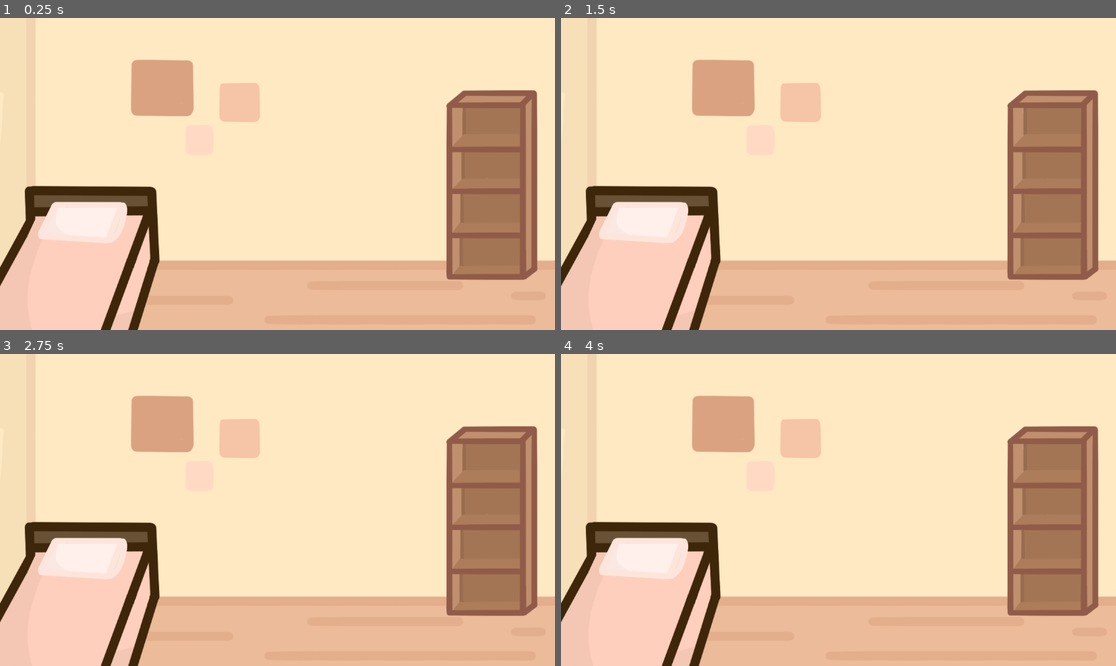
Above: before the commit, frames 1-4 (two rows, left to right).
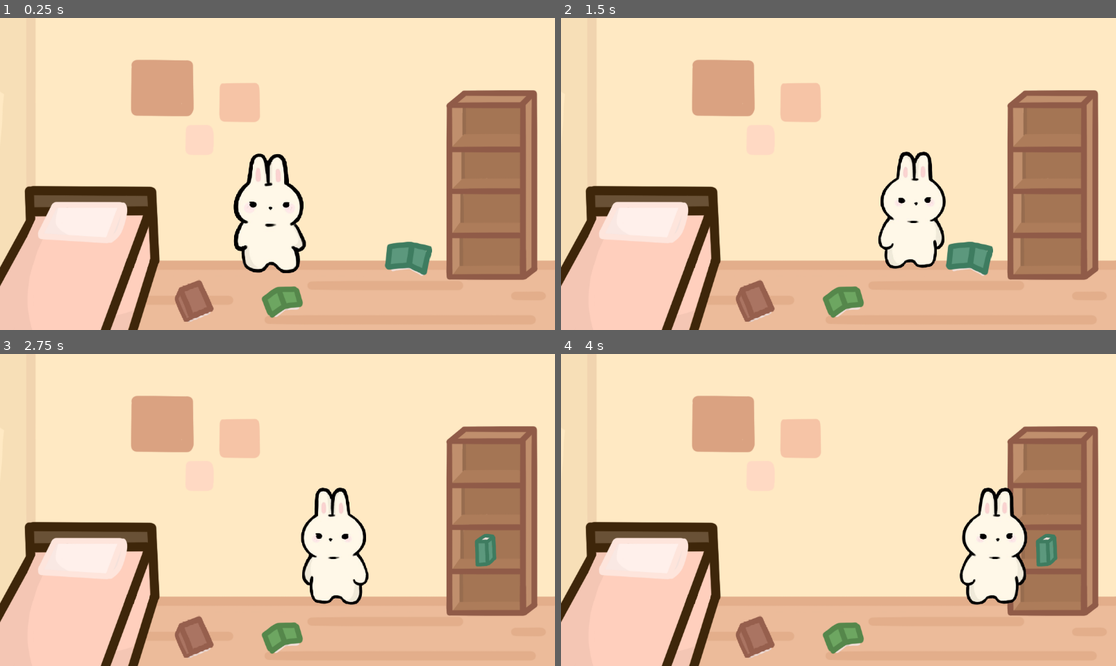
Above: after the commit, the same moments.

Repository: janicedtea/sleepover
Game: Godot game, scene res://bedroom.tscn
Two runs of this game, one before a commit and one after it. Both use one fixed random seed, a clock stepped at 60 frames per second and the inputs below. This scene is started directly instead of the project's main scene.
Inputs:
- Up to frame 1 (0.25 s): no input
- Up to frame 2 (1.5 s): tap Enter at 0.5 s; hold Right (ui_right) from 0.53 s (still down); tap E (interact) at 0.6 s; tap Up (ui_up) at 0.77 s; tap S (correctanswer1) at 1.35 s
- Up to frame 3 (2.75 s): tap Up (ui_up) at 1.52 s; tap E (interact) at 1.55, 2.3 s; release Right (ui_right) at 2.03 s; hold Left (ui_left) from 2.03 s (still down); hold N (correctanswer2) from 2.03 s (still down)
- Up to frame 4 (4 s): release Left (ui_left) at 2.78 s; release N (correctanswer2) at 2.78 s; hold Right (ui_right) from 2.78 s (still down); tap M (correctanswer3) at 2.85 s; tap Up (ui_up) at 3.02, 3.77 s; tap E (interact) at 3.05, 3.6 s

The runs differ from the first frame. In frame 1, 5.6% of the frame differs, in the area x 31-78%, y 43-98%; in frame 2, 5.2%; in frame 3, 4.9%; in frame 4, 4.9%.

Commit message:
added tasks to bedroom

Diff:
--- a/bedroom.tscn
+++ b/bedroom.tscn
@@ -1,8 +1,9 @@
-[gd_scene load_steps=16 format=3 uid="uid://bn8x53gs30sn0"]
+[gd_scene load_steps=14 format=3 uid="uid://bn8x53gs30sn0"]
 
 [ext_resource type="Texture2D" uid="uid://cqpkhmb8purrn" path="res://bunnyBedroom.png" id="1_iw0c1"]
-[ext_resource type="Texture2D" uid="uid://b31o2mtofy4kw" path="res://combined-image-removebg-preview.png" id="2_kpde0"]
 [ext_resource type="PackedScene" uid="uid://bqde8m8ly6e5u" path="res://bunny_player.tscn" id="3_e18cj"]
+[ext_resource type="Texture2D" uid="uid://in77fqulgwu" path="res://books.png" id="3_ui2oe"]
+[ext_resource type="Script" uid="uid://cy4i0iga650v4" path="res://books.gd" id="4_o412v"]
 
 [sub_resource type="RectangleShape2D" id="RectangleShape2D_e18cj"]
 size = Vector2(889, 64)
@@ -10,121 +11,33 @@
 [sub_resource type="RectangleShape2D" id="RectangleShape2D_ui2oe"]
 size = Vector2(340, 717)
 
-[sub_resource type="GDScript" id="GDScript_o412v"]
-script/source = "extends CharacterBody2D
+[sub_resource type="AtlasTexture" id="AtlasTexture_6d2g4"]
+atlas = ExtResource("3_ui2oe")
+region = Rect2(81, 493, 82, 89)
 
+[sub_resource type="AtlasTexture" id="AtlasTexture_885xx"]
+atlas = ExtResource("3_ui2oe")
+region = Rect2(362, 516, 86, 66)
 
-const SPEED = 300.0
-const JUMP_VELOCITY = -500.0
+[sub_resource type="AtlasTexture" id="AtlasTexture_j12bj"]
+atlas = ExtResource("3_ui2oe")
+region = Rect2(481, 560, 99, 72)
 
-enum FacingDirection {left, right, up, down}
-var input_direction = Vector2(0, 0)
+[sub_resource type="AtlasTexture" id="AtlasTexture_ui2oe"]
+atlas = ExtResource("3_ui2oe")
+region = Rect2(965, 165, 46, 69)
 
-@onready var anim_tree = $AnimationTree
+[sub_resource type="AtlasTexture" id="AtlasTexture_o412v"]
+atlas = ExtResource("3_ui2oe")
+region = Rect2(963, 282, 46, 69)
 
-func gameover():
-	get_tree().reload_current_scene()
+[sub_resource type="AtlasTexture" id="AtlasTexture_4ken1"]
+atlas = ExtResource("3_ui2oe")
+region = Rect2(963, 427, 46, 69)
 
-func _physics_process(delta: float) -> void:
-	# Add the gravity.
-	if not is_on_floor():
-		velocity += get_gravity() * delta
-
-	# Handle jump.
-	if Input.is_action_just_pressed(\"ui_accept\") and is_on_floor():
-		velocity.y = JUMP_VELOCITY
-
-	# Get the input direction and handle the movement/deceleration.
-	# As good practice, you should replace UI actions with custom gameplay actions.
-	var direction := Input.get_axis(\"ui_left\", \"ui_right\")
-	if direction:
-		velocity.x = direction * SPEED
-	else:
-		velocity.x = move_toward(velocity.x, 0, SPEED)
-
-	move_and_slide()
-
-	anim_tree.active = true
-
-
-
-func _process(_delta: float) -> void:
-	var current_y = global_position.y
-	if current_y >= 730:
-		gameover()
-"
-
-[sub_resource type="RectangleShape2D" id="RectangleShape2D_6d2g4"]
-size = Vector2(10.625, 17.625)
-
-[sub_resource type="Animation" id="Animation_tlwt5"]
-length = 0.001
-tracks/0/type = "value"
-tracks/0/imported = false
-tracks/0/enabled = true
-tracks/0/path = NodePath("Sprite2D:frame")
-tracks/0/interp = 1
-tracks/0/loop_wrap = true
-tracks/0/keys = {
-"times": PackedFloat32Array(0),
-"transitions": PackedFloat32Array(1),
-"update": 1,
-"values": [0]
-}
-
-[sub_resource type="Animation" id="Animation_fj7yv"]
-resource_name = "left"
-loop_mode = 1
-tracks/0/type = "value"
-tracks/0/imported = false
-tracks/0/enabled = true
-tracks/0/path = NodePath("Sprite2D:frame")
-tracks/0/interp = 1
-tracks/0/loop_wrap = true
-tracks/0/keys = {
-"times": PackedFloat32Array(0, 0.31),
-"transitions": PackedFloat32Array(1, 1),
-"update": 1,
-"values": [0, 2]
-}
-
-[sub_resource type="Animation" id="Animation_aqk2v"]
-resource_name = "right"
-loop_mode = 1
-tracks/0/type = "value"
-tracks/0/imported = false
-tracks/0/enabled = true
-tracks/0/path = NodePath("Sprite2D:frame")
-tracks/0/interp = 1
-tracks/0/loop_wrap = true
-tracks/0/keys = {
-"times": PackedFloat32Array(0, 0.3),
-"transitions": PackedFloat32Array(1, 1),
-"update": 1,
-"values": [0, 1]
-}
-
-[sub_resource type="AnimationLibrary" id="AnimationLibrary_tlwt5"]
-_data = {
-&"RESET": SubResource("Animation_tlwt5"),
-&"left": SubResource("Animation_fj7yv"),
-&"right": SubResource("Animation_aqk2v")
-}
-
-[sub_resource type="AnimationNodeAnimation" id="AnimationNodeAnimation_fj7yv"]
-animation = &"left"
-
-[sub_resource type="AnimationNodeAnimation" id="AnimationNodeAnimation_tlwt5"]
-animation = &"right"
-
-[sub_resource type="AnimationNodeStateMachine" id="AnimationNodeStateMachine_885xx"]
-states/left/node = SubResource("AnimationNodeAnimation_fj7yv")
-states/left/position = Vector2(429, 79)
-states/right/node = SubResource("AnimationNodeAnimation_tlwt5")
-states/right/position = Vector2(588, 126)
-
-[sub_resource type="RectangleShape2D" id="RectangleShape2D_j12bj"]
-size = Vector2(55.25, 49.75)
+[sub_resource type="CapsuleShape2D" id="CapsuleShape2D_ui2oe"]
+radius = 74.0
+height = 448.0
 
 [node name="Node2D" type="Node2D"]
 
@@ -150,38 +63,62 @@
 position = Vector2(1320, 362)
 shape = SubResource("RectangleShape2D_ui2oe")
 
-[node name="player" type="CharacterBody2D" parent="."]
-visible = false
-position = Vector2(628, 482)
-scale = Vector2(6, 6)
-script = SubResource("GDScript_o412v")
+[node name="book1" type="Sprite2D" parent="." groups=["book1"]]
+position = Vector2(403, 588)
+texture = SubResource("AtlasTexture_6d2g4")
+script = ExtResource("4_o412v")
 
-[node name="Sprite2D" type="Sprite2D" parent="player"]
-scale = Vector2(0.1, 0.1)
-texture = ExtResource("2_kpde0")
-hframes = 3
+[node name="Area2D" type="Area2D" parent="book1"]
 
-[node name="CollisionShape2D" type="CollisionShape2D" parent="player"]
-position = Vector2(0.125, 0.375)
-scale = Vector2(2, 2)
-shape = SubResource("RectangleShape2D_6d2g4")
+[node name="CollisionPolygon2D" type="CollisionPolygon2D" parent="book1/Area2D"]
+polygon = PackedVector2Array(17.099998, -44.5, 0.20000076, -44.5, -28.4, -33.5, -31.2, -33.5, -41, -13.9, -41, 9, -27, 37.9, -27, 41.5, -23, 44.5, 0, 44.5, 30.300003, 31.5, 32.800003, 31.5, 41, 23.300003, 41, 4.799999, 20, -39.9, 20, -42.6)
 
-[node name="AnimationPlayer" type="AnimationPlayer" parent="player"]
-libraries = {
-&"": SubResource("AnimationLibrary_tlwt5")
-}
+[node name="book2" type="Sprite2D" parent="." groups=["book2"]]
+position = Vector2(586, 590)
+texture = SubResource("AtlasTexture_885xx")
+script = ExtResource("4_o412v")
 
-[node name="AnimationTree" type="AnimationTree" parent="player"]
-tree_root = SubResource("AnimationNodeStateMachine_885xx")
-anim_player = NodePath("../AnimationPlayer")
+[node name="Area2D" type="Area2D" parent="book2"]
 
-[node name="interaction" type="Area2D" parent="player"]
-position = Vector2(21.5, 0.5)
+[node name="CollisionPolygon2D" type="CollisionPolygon2D" parent="book2/Area2D"]
+polygon = PackedVector2Array(43, -33, -32, -33, -42.7, -25, -43, 27.8, -40, 32.6, 7, 33, 12, 28.900002, 17.3, 28, 33.6, 28, 42.6, 22)
 
-[node name="CollisionShape2D" type="CollisionShape2D" parent="player/interaction"]
-position = Vector2(-21.5, -0.25)
-shape = SubResource("RectangleShape2D_j12bj")
+[node name="book3" type="Sprite2D" parent="." groups=["book3"]]
+position = Vector2(848, 500)
+texture = SubResource("AtlasTexture_j12bj")
+script = ExtResource("4_o412v")
+
+[node name="Area2D" type="Area2D" parent="book3"]
+
+[node name="CollisionPolygon2D" type="CollisionPolygon2D" parent="book3/Area2D"]
+polygon = PackedVector2Array(-49.5, -36, -49.5, 33.1, -39.9, 36, -14.900002, 36, -1.9000015, 34.800003, 1.0999985, 36, 49.4, 36, 49.5, -36)
 
 [node name="bunnyPlayer" parent="." instance=ExtResource("3_e18cj")]
 position = Vector2(559, 403)
 scale = Vector2(0.7, 0.7)
+
+[node name="greenBook" type="Sprite2D" parent="."]
+visible = false
+position = Vector2(971, 316)
+texture = SubResource("AtlasTexture_ui2oe")
+
+[node name="blueBook" type="Sprite2D" parent="."]
+visible = false
+position = Vector2(1008, 408)
+texture = SubResource("AtlasTexture_o412v")
+
+[node name="redBook" type="Sprite2D" parent="."]
+visible = false
+position = Vector2(984, 496)
+texture = SubResource("AtlasTexture_4ken1")
+
+[node name="bedArea" type="Area2D" parent="."]
+
+[node name="CollisionShape2D" type="CollisionShape2D" parent="bedArea"]
+position = Vector2(318, 461)
+shape = SubResource("CapsuleShape2D_ui2oe")
+
+[connection signal="body_entered" from="book1/Area2D" to="book1" method="_on_area_2d_body_entered"]
+[connection signal="body_entered" from="book2/Area2D" to="book2" method="_on_area_2d_body_entered"]
+[connection signal="body_entered" from="book3/Area2D" to="book3" method="_on_area_2d_body_entered"]
+[connection signal="body_entered" from="bedArea" to="book1" method="_on_bed_area_body_entered"]
--- /dev/null
+++ b/book.gd
@@ -0,0 +1,11 @@
+extends Sprite2D
+
+
+# Called when the node enters the scene tree for the first time.
+func _ready() -> void:
+	pass # Replace with function body.
+
+
+# Called every frame. 'delta' is the elapsed time since the previous frame.
+func _process(delta: float) -> void:
+	pass
--- /dev/null
+++ b/books.gd
@@ -0,0 +1,32 @@
+extends Sprite2D
+
+
+# Called when the node enters the scene tree for the first time.
+func _ready() -> void:
+	pass # Replace with function body.
+
+
+# Called every frame. 'delta' is the elapsed time since the previous frame.
+func _process(delta: float) -> void:
+	pass
+
+func _on_area_2d_body_entered(body: Node2D) -> void:
+	if (is_in_group("book1")):
+		$".".visible = false
+		$"../redBook".visible = true
+		print ("book1")
+	elif (is_in_group("book2")):
+		$"../book2".visible = false
+		$"../greenBook".visible = true
+		print ("book2")
+	elif (is_in_group("book3")):
+		$"../book3".visible = false
+		$"../blueBook".visible = true
+		print ("book3")
+
+
+func _on_bed_area_body_entered(body: Node2D) -> void:
+	if $"../blueBook".visible == true and $"../greenBook".visible == true and $"../redBook".visible == true:
+		get_tree().change_scene_to_file("res://world.tscn")
+
+		print ("bed!")
--- a/bunny_p.gd
+++ b/bunny_p.gd
@@ -14,7 +14,7 @@
 		$AnimatedSprite2D.play("right")
 	else:
 		$AnimatedSprite2D.play("default")
-	print (direction)
+
 	velocity = direction * SPEED
 
 	move_and_slide()
--- a/bunny_player.tscn
+++ b/bunny_player.tscn
@@ -49,7 +49,6 @@
 position = Vector2(560, 391)
 
 [node name="bunnyP" type="CharacterBody2D" parent="."]
-visible = false
 script = ExtResource("1_e4yj3")
 
 [node name="AnimatedSprite2D" type="AnimatedSprite2D" parent="bunnyP"]
Not shown, added: book.gd.uid
Not shown, added: books.gd.uid
Binary file added: books.png
Not shown, added: books.png.import
